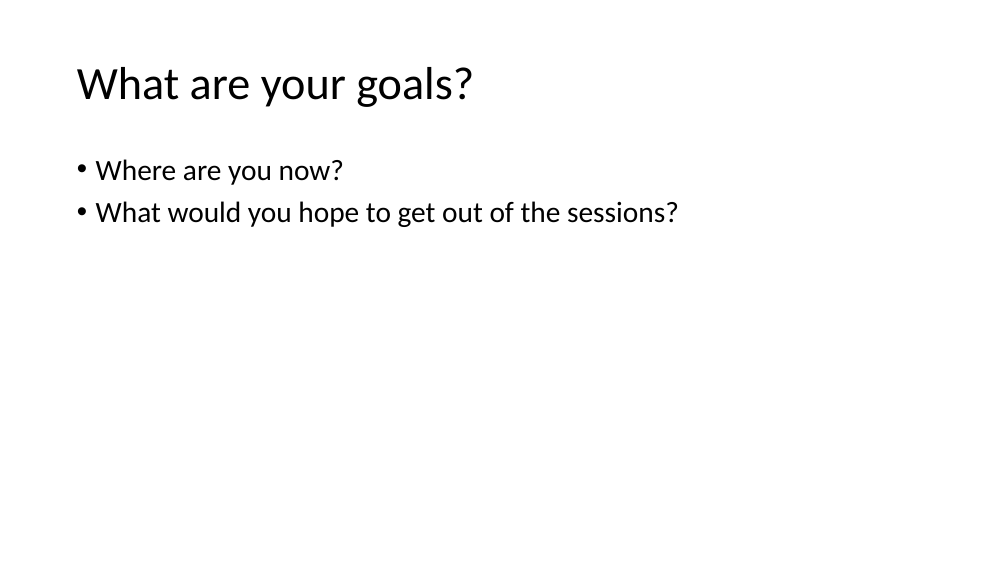
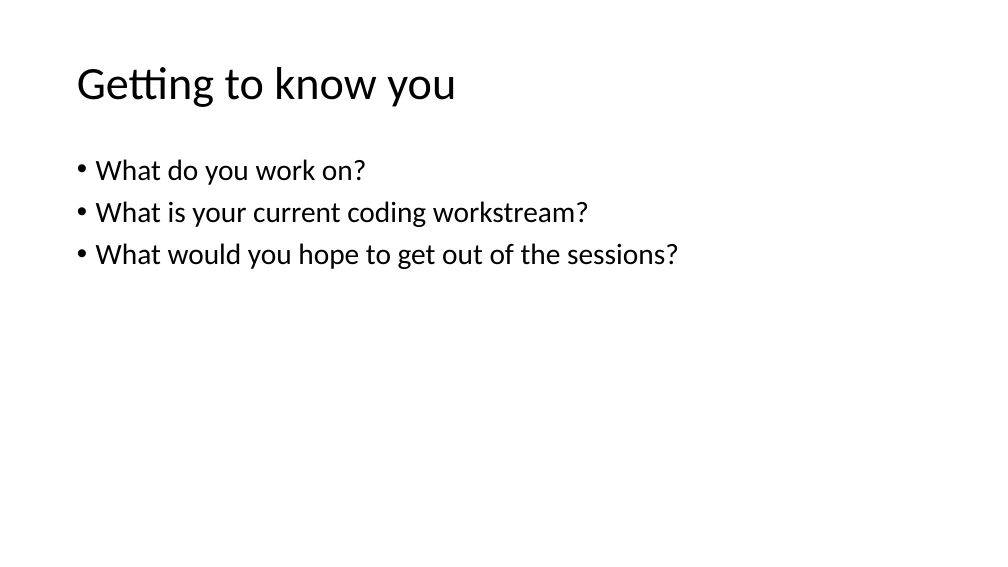
Before and after one commit to jtannen/r-for-datascience, a slide deck: slide 8 of session-1/session-1.pptx. Drawn at 1008x567 pixels with LibreOffice and Linux fonts; fonts in the diff are those of the drawing. Boxes give left, top, right and bottom in pixels: in the first picture for what was removed or moved away, otherwise in the second. Text is boxed around its words. In the diff, an @@ line names an element or a change of style, - is before the commit and + after.

```diff
--- a/session-1/session-1.pptx
+++ b/session-1/session-1.pptx
@@ title at (77, 67, 456, 107): text changed @@
-What are your goals?
+Getting to know you
@@ text at (96, 159, 589, 227): text changed @@
-• Where are you now?
+• What do you work on?
+• What is your current coding workstream?
```
Also in this commit, not shown: 1 other slide changed, 6 other files.
